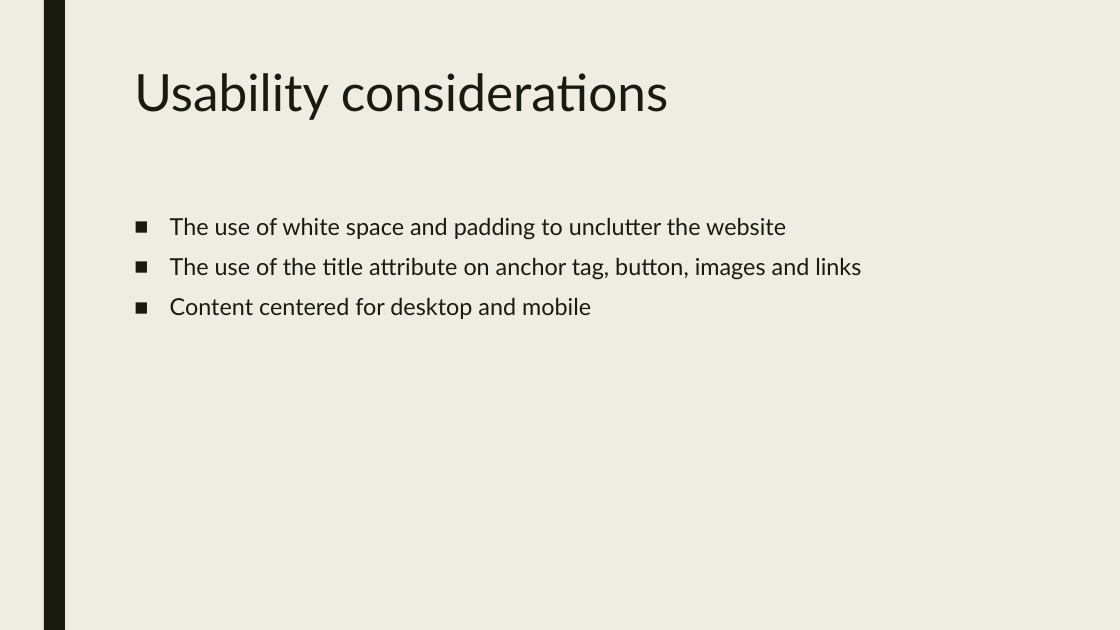
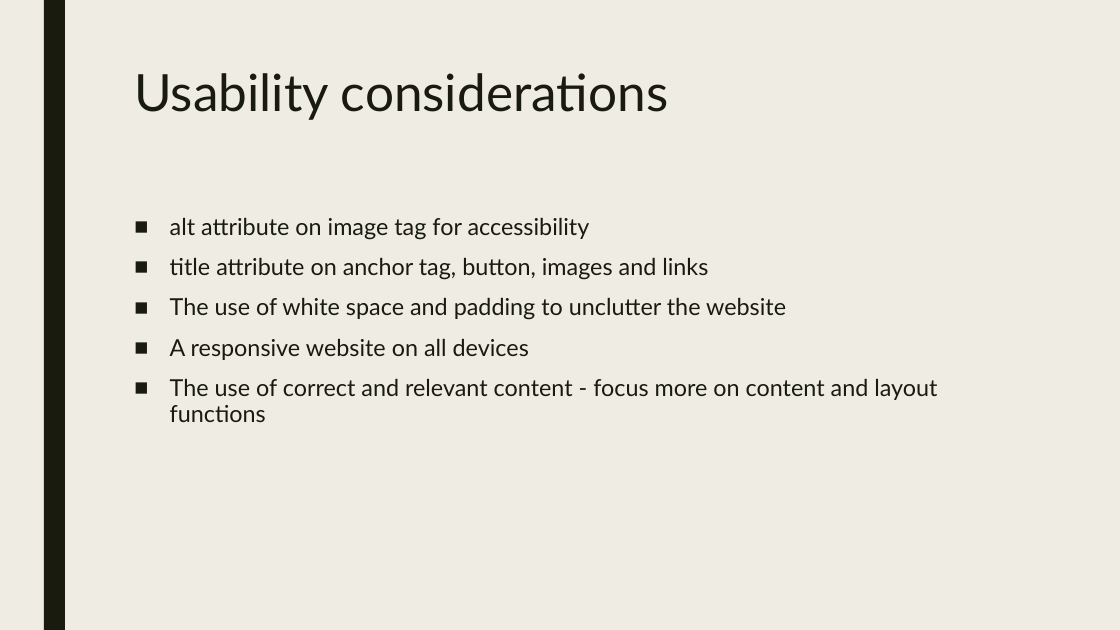
Before and after one commit to adam22gary/adam22gary.github.io, a slide deck: slide 3 of ppt/presentation.pptx. Drawn at 1120x630 pixels with LibreOffice and Linux fonts; fonts in the diff are those of the drawing. Boxes give left, top, right and bottom in pixels: in the first picture for what was removed or moved away, otherwise in the second. Text is boxed around its words. In the diff, an @@ line names an element or a change of style, - is before the commit and + after.

Commit message:
add presentation images fixed a few typos

```diff
--- a/ppt/presentation.pptx
+++ b/ppt/presentation.pptx
@@ text at (x1=170, y1=217, x2=708, y2=280): paragraphs added @@
+■ alt attribute on image tag for accessibility
+■ title attribute on anchor tag, button, images and links
@@ text at (x1=170, y1=338, x2=937, y2=422): text changed @@
-■ The use of the title attribute on anchor tag, button, images and links
-■ Content centered for desktop and mobile
+■ A responsive website on all devices
+■ The use of correct and relevant content - focus more on content and layout functions
```
Also in this commit, not shown: 1 other slide changed, 10 slides added, 10 other files.
